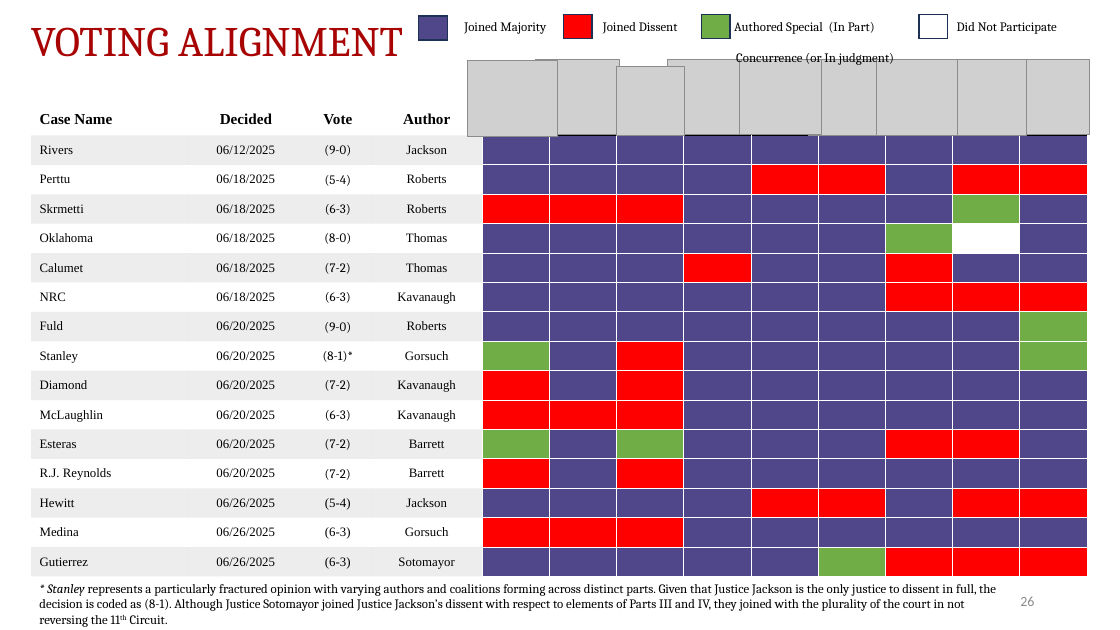
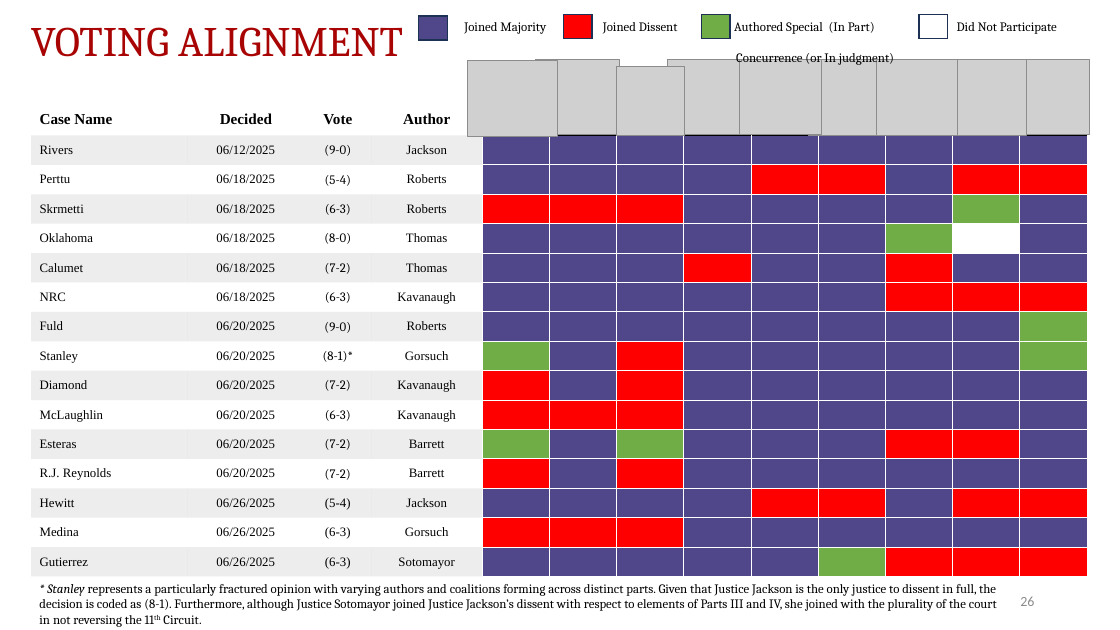
Before and after one commit to JakeTruscott/scotuswatch, a slide deck: slide 26 of Stat Reviews/OT24_StatReview/compilation/SCOTUSBlog/statpack_OT24.pptx. Drawn at 1120x630 pixels with LibreOffice and Linux fonts; fonts in the diff are those of the drawing; grey boxes stand for pictures. Boxes give left, top, right and bottom in pixels: in the first picture for what was removed or moved away, otherwise in the second. Text is boxed around its words. In the diff, an @@ line names an element or a change of style, - is before the commit and + after.

```diff
--- a/Stat Reviews/OT24_StatReview/compilation/SCOTUSBlog/statpack_OT24.pptx
+++ b/Stat Reviews/OT24_StatReview/compilation/SCOTUSBlog/statpack_OT24.pptx
@@ text at bbox=[39, 584, 997, 627]: text changed @@
-* Stanley represents a particularly fractured opinion with varying authors and coalitions forming across distinct parts. Given that Justice Jackson is the only justice to dissent in full, the decision is coded as (8-1). Although Justice Sotomayor joined Justice Jackson’s dissent with respect to elements of Parts III and IV, they joined with the plurality of the court in not reversing the 11th Circuit.
+* Stanley represents a particularly fractured opinion with varying authors and coalitions forming across distinct parts. Given that Justice Jackson is the only justice to dissent in full, the decision is coded as (8-1). Furthermore, although Justice Sotomayor joined Justice Jackson’s dissent with respect to elements of Parts III and IV, she joined with the plurality of the court in not reversing the 11th Circuit.
```
Also in this commit, not shown: 18 other slides changed, 51 other files.
